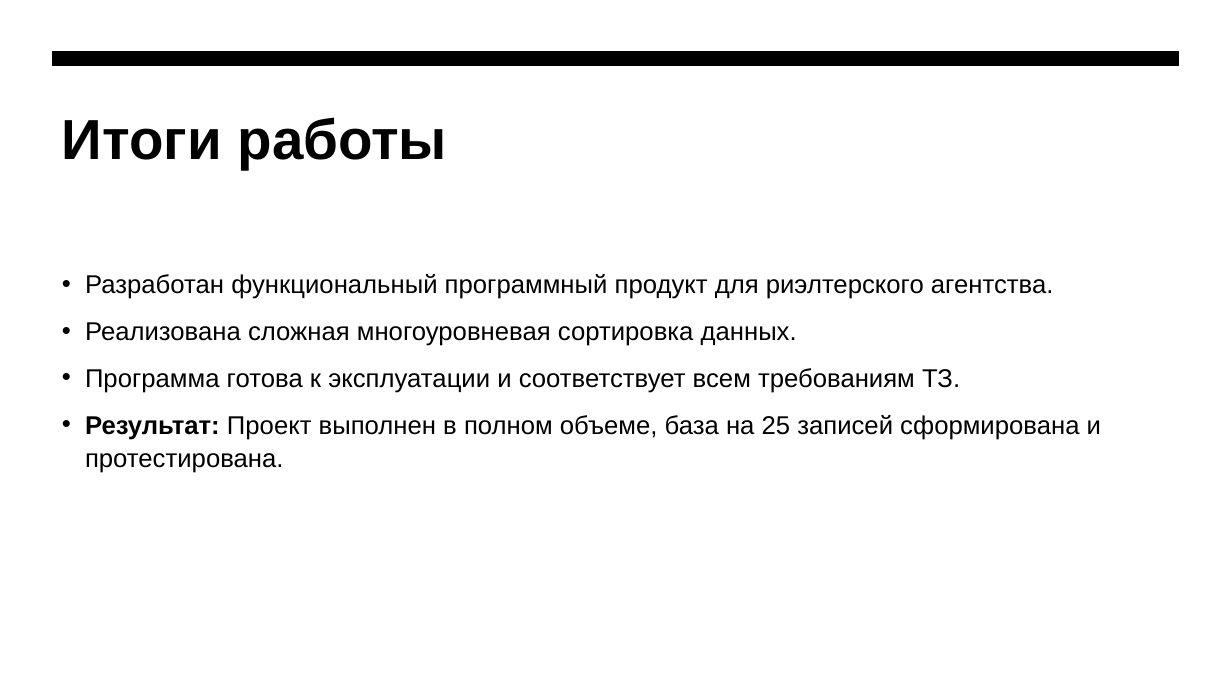
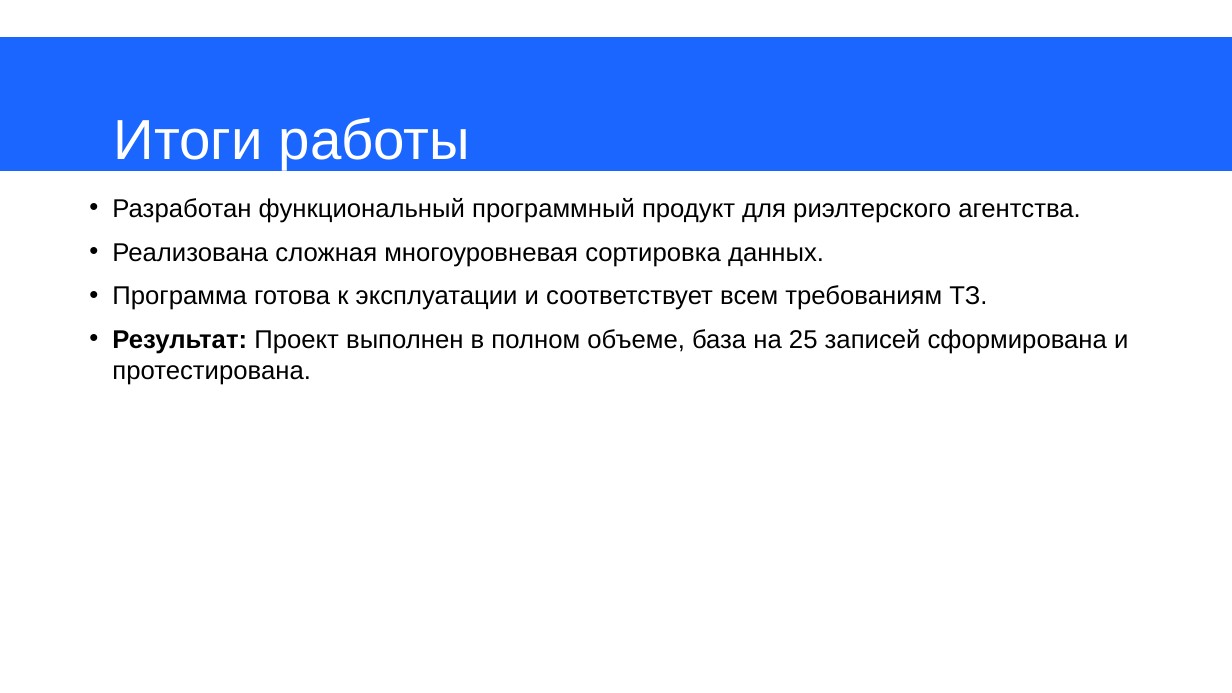
Before and after one commit to BenyDix/Realtor-Agency, a slide deck: slide 9 of docs/Презентация к проекту.odp. Drawn at 1232x693 pixels with LibreOffice and Linux fonts; fonts in the diff are those of the drawing. Boxes give left, top, right and bottom in pixels: in the first picture for what was removed or moved away, otherwise in the second. Text is boxed around its words. In the diff, an @@ line names an element or a change of style, - is before the commit and + after.

```diff
--- a/docs/Презентация к проекту.odp
+++ b/docs/Презентация к проекту.odp
@@ freeform shape: place and size @@
-freeform shape at [53, 52, 1180, 67]
+freeform shape at [0, 37, 1232, 171]
@@ freeform shape at [0, 37, 1232, 171]: fill #000000 to #1A66FF @@
@@ title "Итоги работы": place and size @@
-title "Итоги работы" at [62, 117, 448, 170]
+title "Итоги работы" at [114, 117, 471, 170]
@@ title "Итоги работы" at [114, 117, 471, 170]: text colour #000000 to #FFFFFF, bold off @@
@@ text "Разработан функциональный программный продукт для ...": place and size @@
-text "Разработан функциональный программный продукт для ..." at [85, 274, 1101, 473]
+text "Разработан функциональный программный продукт для ..." at [112, 198, 1128, 385]
@@ text "Разработан функциональный программный продукт для ..." at [112, 198, 1128, 385]: line spacing 1.1 to 1 @@
```
Also in this commit, not shown: 7 other slides changed, 1 slide added, 1 slide removed, 2 other files.
